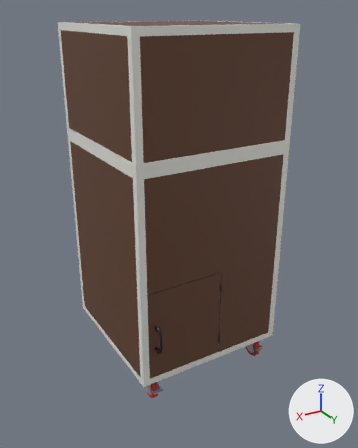
The glTF model assets/dropbox/smart-parcel-dropbox.glb: old version first, new version second.
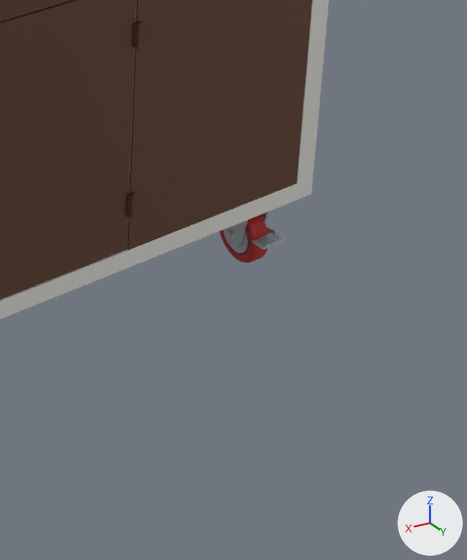
The first picture shows the older version from a 50 mm camera at (0.915, 1.57, 1.238) aimed at (0.026, 0.088, 0.497). The close-ups show the older and then the newer version on the part from 51% to 89% of the width and 62% to 99% of the height of that picture. Only the edits that show in the close-ups are written down. The lights are fixed; the arrows at lower right show +X, +Y and +Z. Where no turn or scale is listed for an object, it has been applied to the vertices.

The first close-up shows '25 mm corner post', 'Horizontal frame rail', 'Rear drop-off retrieval door', 'Rear fixed right panel', 'Rear fixed upper panel', 'Red caster tire.002' and 11 more.
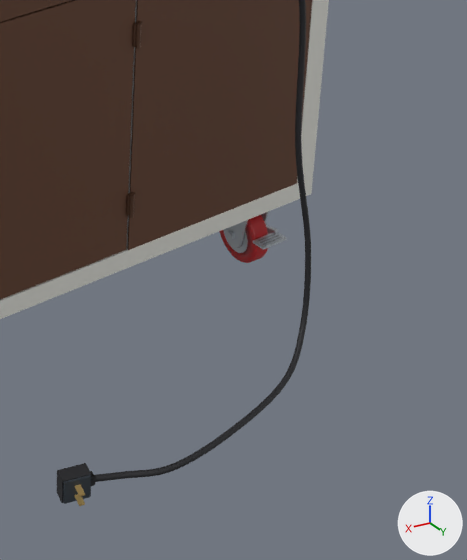
What changed in the scene script:
```text
Add me_mesh_213:
    me_mesh_213.from_pydata([(0.0015, -0.0078, -0.0008), (0.0047, 0.0064, -0.0008), (-0.0047, -0.0064, -0.0007), (-0.0015, 0.0078, -0.0007), (0.0047, 0.0064, 0.0007), (0.0015, -0.0078, 0.0007), (-0.0015, 0.0078, 0.0008), (-0.0047, -0.0064, 0.0008)], [], [(0, 2, 1), (2, 3, 1), (4, 6, 5), (6, 7, 5), (4, 5, 1), (5, 0, 1), (7, 6, 2), (6, 3, 2), (5, 7, 0), (7, 2, 0), (1, 3, 4), (3, 6, 4)])
    me_mesh_213.materials.append(mat_material_19)  # brown #c6aa6d
Add me_mesh_211:
    me_mesh_211.from_pydata([(0.00379, -0.00597, -0.005), (0.00597, 0.00379, -0.005), (-0.00597, -0.00379, -0.005), (-0.00379, 0.00597, -0.005), (0.00597, 0.00379, 0.005), (0.00379, -0.00597, 0.005), (-0.00379, 0.00597, 0.005), (-0.00597, -0.00379, 0.005)], [], [(0, 2, 1), (2, 3, 1), (4, 6, 5), (6, 7, 5), (4, 5, 1), (5, 0, 1), (7, 6, 2), (6, 3, 2), (5, 7, 0), (7, 2, 0), (1, 3, 4), (3, 6, 4)])
    me_mesh_211.materials.append(mat_material_17)  # black #202125
Add me_mesh_210:
    me_mesh_210.from_pydata([(0.0139, -0.0044, -0.014), (0.0144, -0.0019, -0.014), (-0.0144, 0.0019, -0.014), (-0.0139, 0.0044, -0.014), (0.0144, -0.0019, 0.014), (0.0139, -0.0044, 0.014), (-0.0139, 0.0044, 0.014), (-0.0144, 0.0019, 0.014)], [], [(0, 2, 1), (2, 3, 1), (4, 6, 5), (6, 7, 5), (4, 5, 1), (5, 0, 1), (7, 6, 2), (6, 3, 2), (5, 7, 0), (7, 2, 0), (1, 3, 4), (3, 6, 4)])
    me_mesh_210.materials.append(mat_material_18)  # greyish blue #313941
Add me_mesh_209:
    me_mesh_209.from_pydata([(0.0139, -0.0113, -0.015), (0.0174, 0.0043, -0.015), (-0.0174, -0.0043, -0.015), (-0.0139, 0.0113, -0.015), (0.0174, 0.0043, 0.015), (0.0139, -0.0113, 0.015), (-0.0139, 0.0113, 0.015), (-0.0174, -0.0043, 0.015)], [], [(0, 2, 1), (2, 3, 1), (4, 6, 5), (6, 7, 5), (4, 5, 1), (5, 0, 1), (7, 6, 2), (6, 3, 2), (5, 7, 0), (7, 2, 0), (1, 3, 4), (3, 6, 4)])
    me_mesh_209.materials.append(mat_material_17)  # black #202125
Add ob_flat_plug_blade_001:
    ob_flat_plug_blade_001 = bpy.data.objects.new('Flat plug blade.001', me_mesh_213)
    ob_flat_plug_blade_001.location = (0.159, 0.482, -0.096)
Add ob_flat_plug_blade:
    ob_flat_plug_blade = bpy.data.objects.new('Flat plug blade', me_mesh_213.copy())
    ob_flat_plug_blade.location = (0.159, 0.482, -0.084)
Add ob_plug_cord_relief:
    ob_plug_cord_relief = bpy.data.objects.new('Plug cord relief', me_mesh_211)
    ob_plug_cord_relief.location = (0.138, 0.469, -0.09)
Add ob_plug_face:
    ob_plug_face = bpy.data.objects.new('Plug face', me_mesh_210)
    ob_plug_face.location = (0.157, 0.474, -0.09)
Add ob_molded_plug_housing:
    ob_molded_plug_housing = bpy.data.objects.new('Molded plug housing', me_mesh_209)
    ob_molded_plug_housing.location = (0.155, 0.465, -0.09)
Add ob_flexible_mains_cable:
    ob_flexible_mains_cable = bpy.data.objects.new('Flexible mains cable', me_mesh_208)  # 1450 vertices, 2880 faces; spans x -0.208..0.23, y 0.312..0.497, z -0.105..0.893; in mat_material_17 (black #202125)
    ob_flexible_mains_cable.location = (0.0, 0.0, 0.0)
```

Changed parts and their boxes [x1, y1, x2, y2] in the close-ups (467 x 560 px):
'Flexible mains cable', added
    after: [94, 0, 311, 482]
'Molded plug housing', added (black)
    after: [57, 463, 91, 503]
'Plug face', added
    after: [63, 475, 91, 504]
'Flat plug blade', added
    after: [75, 484, 85, 497]
'Flat plug blade.001', added
    after: [74, 494, 85, 506]
'Plug cord relief', added
    after: [90, 471, 95, 486]
